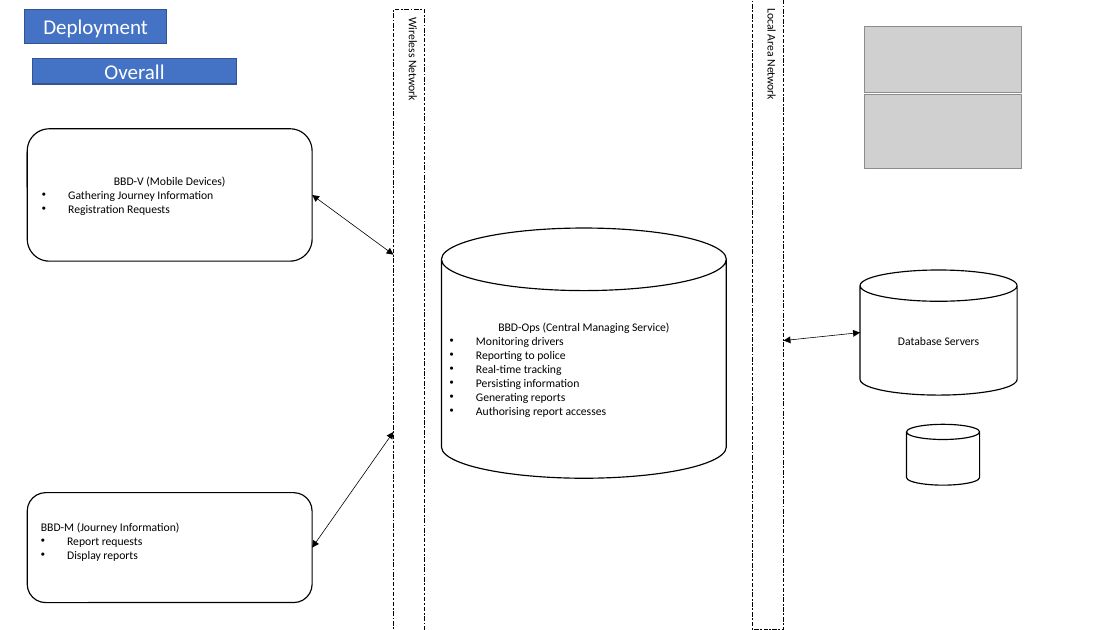
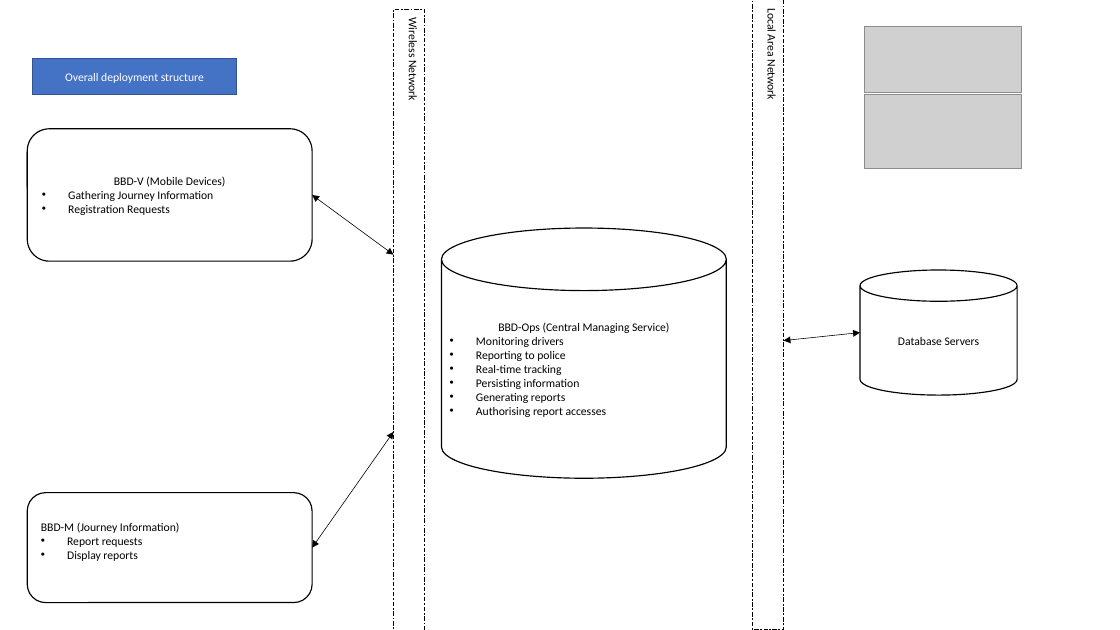
Before and after one commit to st970703/Software_Architecture_Report, a slide deck: slide 9 of Big Brother Driver Diagrams.pptx. Drawn at 1120x630 pixels with LibreOffice and Linux fonts; fonts in the diff are those of the drawing; grey boxes stand for pictures. Boxes give left, top, right and bottom in pixels: in the first picture for what was removed or moved away, otherwise in the second. Text is boxed around its words. In the diff, an @@ line names an element or a change of style, - is before the commit and + after.

Commit message:
writing BBD-Ops Deployment Structure

```diff
--- a/Big Brother Driver Diagrams.pptx
+++ b/Big Brother Driver Diagrams.pptx
@@ rectangle removed at [25, 9, 166, 44] @@
-Deployment
@@ rectangle "Overall deployment structure": place and size @@
-rectangle "Overall deployment structure" at [33, 59, 236, 84]
+rectangle "Overall deployment structure" at [33, 59, 236, 95]
@@ text in rectangle at [65, 73, 204, 83]: text changed; size 18 to 10 pt @@
-Overall
+Overall deployment structure
@@ cylinder removed at [907, 424, 980, 485] @@
```
Also in this commit, not shown: 7 other slides changed, 1 other file.
